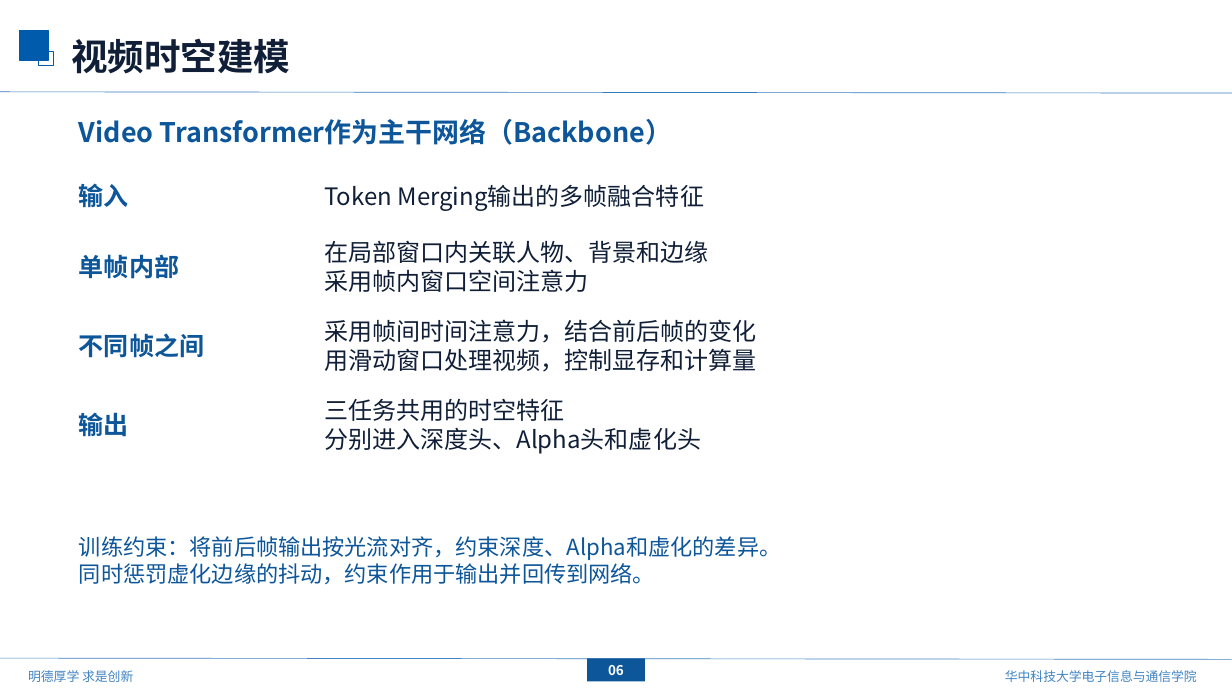
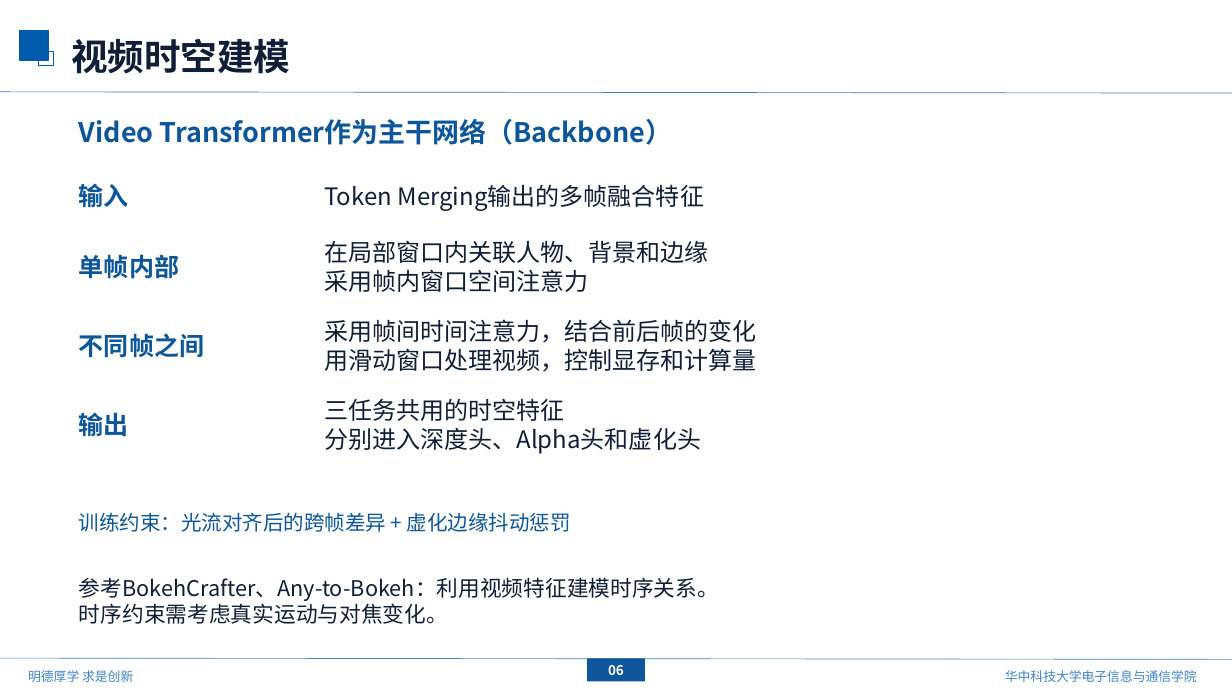
Before and after one commit to mengmcy1/OPPO-depth-guided-video-bokeh, a slide deck: slide 7 of 汇报/2026-09-20_深度引导的视频虚化/深度引导的视频虚化_技术路线_0920.pptx. Drawn at 1232x693 pixels with LibreOffice and Linux fonts; fonts in the diff are those of the drawing; background and template pictures are left out. Boxes give left, top, right and bottom in pixels: in the first picture for what was removed or moved away, otherwise in the second. Text is boxed around its words. In the diff, an @@ line names an element or a change of style, - is before the commit and + after.

```diff
--- a/汇报/2026-09-20_深度引导的视频虚化/深度引导的视频虚化_技术路线_0920.pptx
+++ b/汇报/2026-09-20_深度引导的视频虚化/深度引导的视频虚化_技术路线_0920.pptx
@@ text at [79, 512, 571, 532]: text changed; size 17.2 to 16 pt @@
-训练约束：将前后帧输出按光流对齐，约束深度、Alpha和虚化的差异。
-同时惩罚虚化边缘的抖动，约束作用于输出并回传到网络。
+训练约束：光流对齐后的跨帧差异 + 虚化边缘抖动惩罚
@@ text added at [79, 577, 719, 624], 16.9 pt, text #101F37 @@
+参考BokehCrafter、Any-to-Bokeh：利用视频特征建模时序关系。
+时序约束需考虑真实运动与对焦变化。
```
Also in this commit, not shown: 5 other slides changed, 1 slide added, 3 other files.
